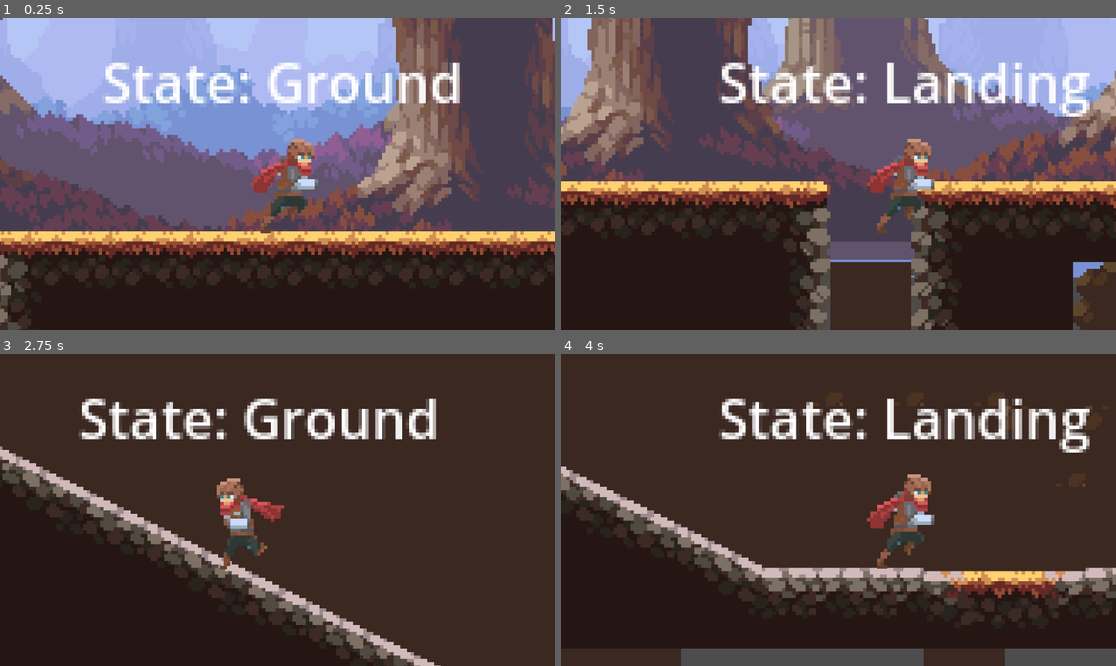
Above: before the commit, frames 1-4 (two rows, left to right).
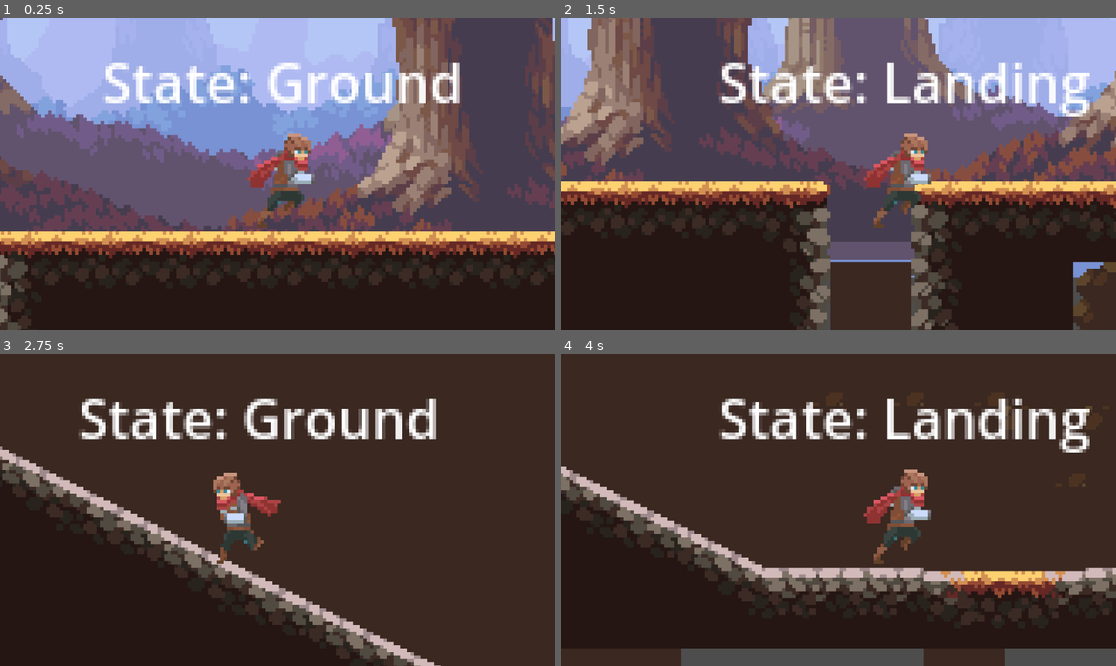
Above: after the commit, the same moments.

Repository: SweatTank/DualEchoes-V1
Game: Godot game, scene res://scenes/main_sweat_copy.tscn
Two runs of this game, one before a commit and one after it. Both use one fixed random seed, a clock stepped at 60 frames per second and the inputs below. This scene is started directly instead of the project's main scene.
Inputs (mouse positions are in pixels of both pictures, inside the frame that each line leads up to):
- Up to frame 1 (0.25 s): no input
- Up to frame 2 (1.5 s): tap Enter (ui_accept) at 0.5 s; move the mouse to (960, 158) at 0.52 s; hold D (Player_right) from 0.53 s (still down); click (960, 158) at 0.6 s; tap W (Player_jump) at 0.77 s; move the mouse to (727, 189) at 1.27 s; click (727, 189) at 1.35 s
- Up to frame 3 (2.75 s): tap W (Player_jump) at 1.52 s; move the mouse to (333, 441) at 2.02 s; release D (Player_right) at 2.03 s; hold A (Player_left) from 2.03 s (still down); click (333, 441) at 2.1 s
- Up to frame 4 (4 s): move the mouse to (810, 572) at 2.77 s; release A (Player_left) at 2.78 s; hold D (Player_right) from 2.78 s (still down); click (810, 572) at 2.85 s; tap W (Player_jump) at 3.02, 3.77 s; move the mouse to (1005, 556) at 3.52 s; click (1005, 556) at 3.6 s

The runs differ from the first frame. In frame 1, 1.7% of the frame differs, in the area x 44-58%, y 36-70%; in frame 2, 1.6%; in frame 3, 1.4%; in frame 4, 1.6%.

Commit message:
Cleaning Up Code

Diff:
--- a/Player/player.gd
+++ b/Player/player.gd
@@ -11,10 +11,7 @@
 
 # Get the gravity from the project settings to be synced with RigidBody nodes.
 var gravity = ProjectSettings.get_setting("physics/2d/default_gravity")
-var has_double_jumped : bool = false
-var animation_locked : bool = false
 var direction : Vector2 = Vector2.ZERO
-var was_in_air : bool = false
 
 func _ready():
 	animation_tree.active = true
@@ -24,21 +21,7 @@
 	# Add the gravity.
 	if not is_on_floor():
 		velocity.y += gravity * delta
-		was_in_air = true
-	else:
-		has_double_jumped = false
 
-		if was_in_air == true:
-			#land()
-			pass
-
-
-
-
-	if Input.is_action_just_pressed("Player_Attack"):
-		if is_on_floor():
-			#animated_sprite.play("attack")
-			animation_locked = true
 
 	# Get the input direction and handle the movement/deceleration.
 	# As good practice, you should replace UI actions with custom gameplay actions.
@@ -50,15 +33,11 @@
 		velocity.x = move_toward(velocity.x, 0, speed)
 
 	move_and_slide()
-	update_animation()
+	update_animation_parameters()
 	update_facing_direction()
 
 
 
-
-#func land():
-	#animated_sprite.play("jump_end")
-	#animation_locked = true
 
 func update_facing_direction():
 	if direction.x > 0:
@@ -68,10 +47,5 @@
 		sprite.flip_h = true
 		pass
 
-func update_animation():
+func update_animation_parameters():
 	animation_tree.set("parameters/Move/blend_position", direction.x)
-
-
-#func _on_animated_sprite_2d_animation_finished():
-	#if (animated_sprite.animation  == "jump_start"):
-		#animation_locked = false
--- a/scenes/player.tscn
+++ b/scenes/player.tscn
@@ -396,7 +396,9 @@
 speed = 150.0
 
 [node name="Sprite2D" type="Sprite2D" parent="."]
+position = Vector2(-26, -20)
 texture = ExtResource("2_rk0fr")
+centered = false
 hframes = 7
 vframes = 11
 frame = 8
